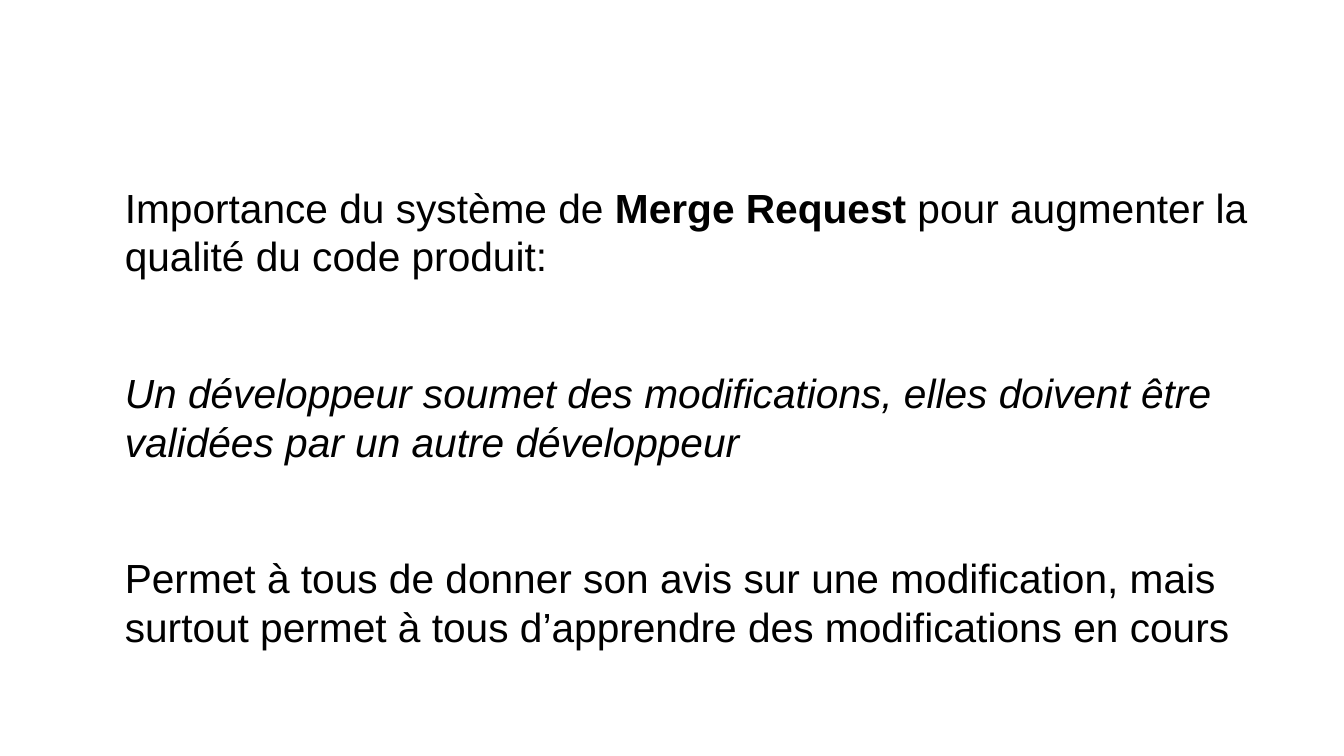
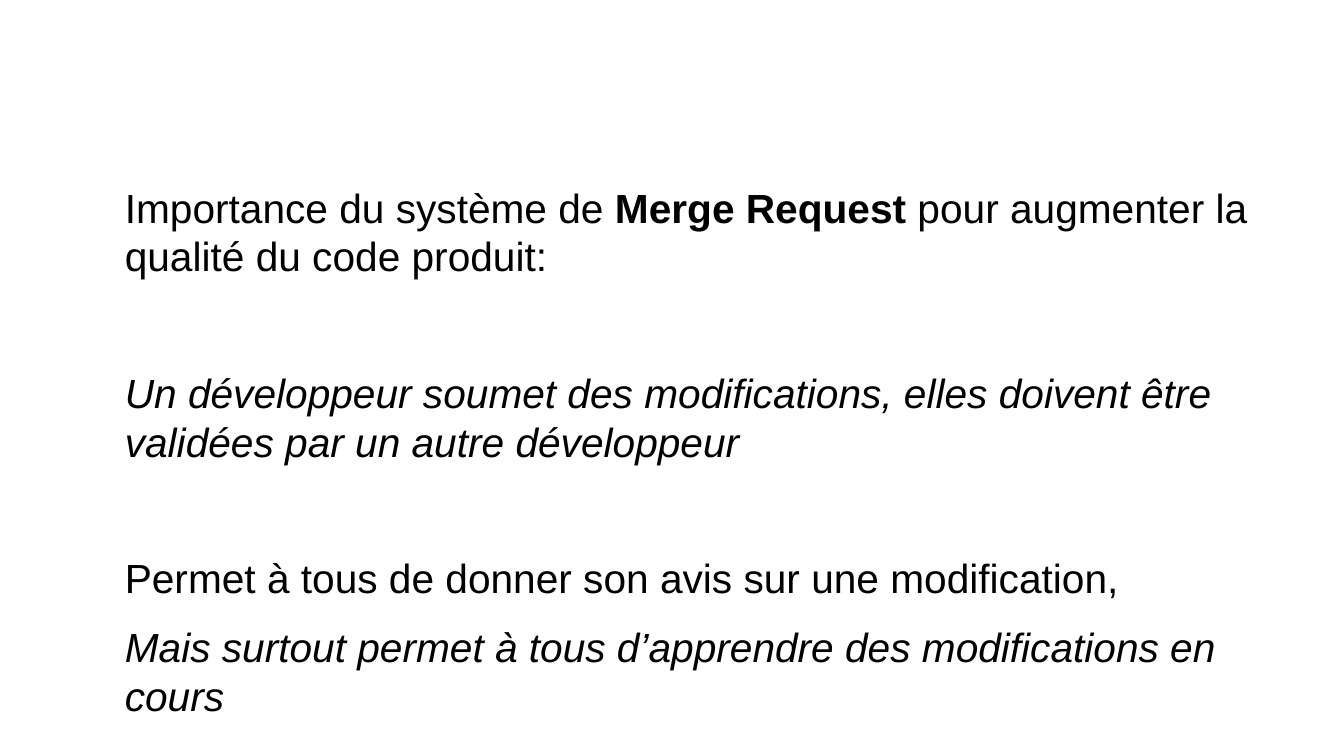
Before and after one commit to remipassmoilesel/ci-cd-plan, a slide deck: slide 11 of ci-cd-plan.odp (slide 5 before the commit). Drawn at 1344x756 pixels with LibreOffice and Linux fonts; fonts in the diff are those of the drawing; background and template pictures are left out. Boxes give left, top, right and bottom in pixels: in the first picture for what was removed or moved away, otherwise in the second. Text is boxed around its words. In the diff, an @@ line names an element or a change of style, - is before the commit and + after.

```diff
--- a/ci-cd-plan.odp
+++ b/ci-cd-plan.odp
@@ text at [125,563,1215,712]: text changed; italic on @@
-Permet à tous de donner son avis sur une modification, mais surtout permet à tous d’apprendre des modifications en cours
+Permet à tous de donner son avis sur une modification,
+Mais surtout permet à tous d’apprendre des modifications en cours
```
Also in this commit, not shown: 5 other slides changed, 9 slides added.
